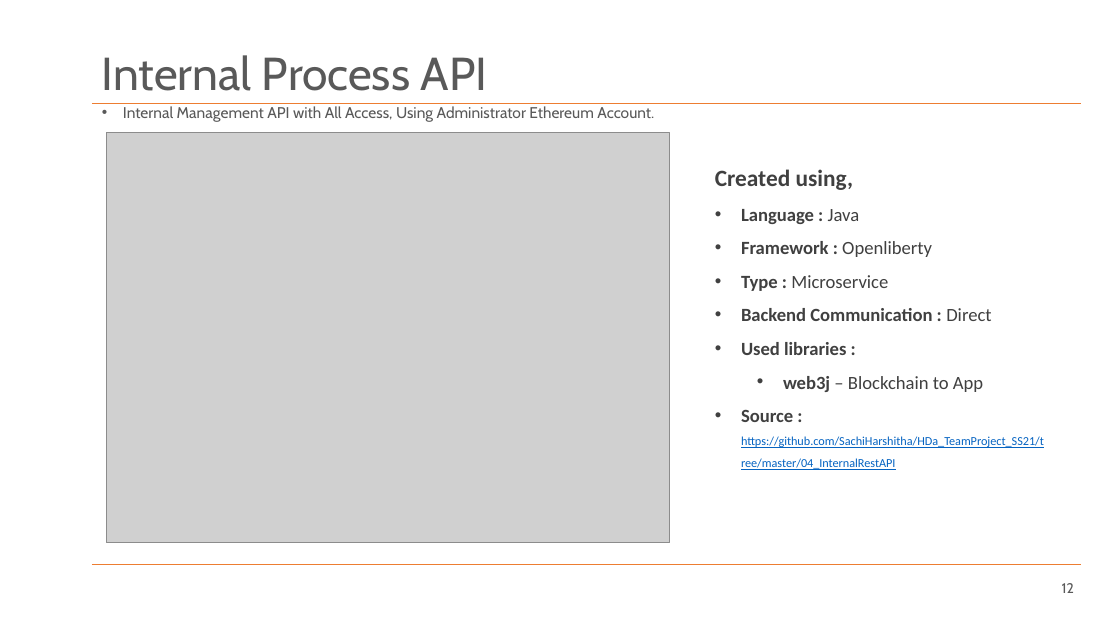
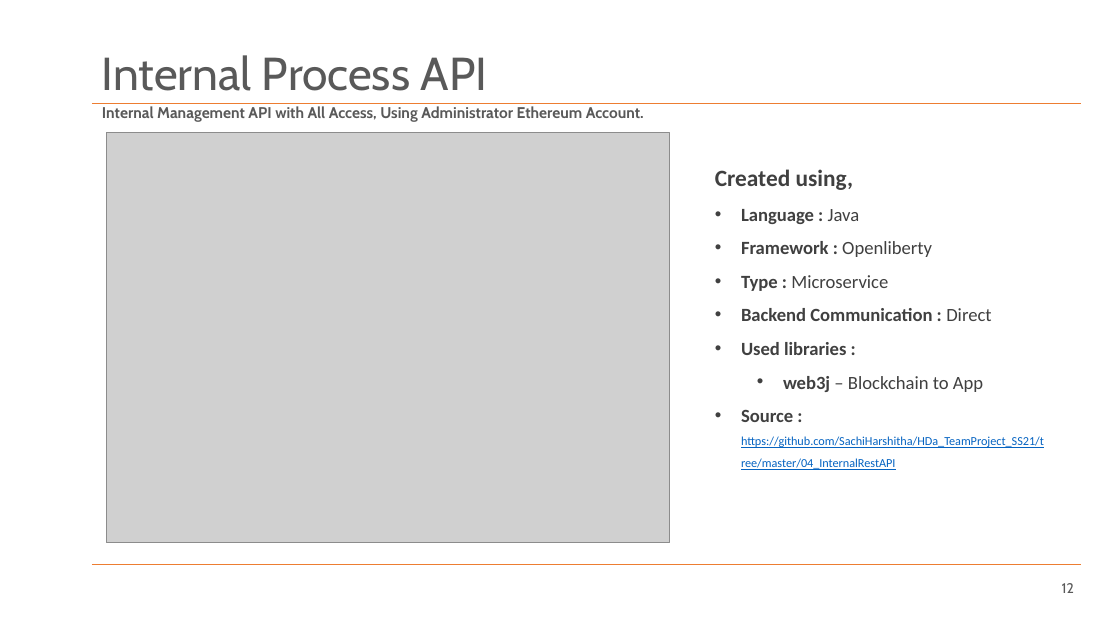
Before and after one commit to SachiHarshitha/HDa_TeamProject_SS21, a slide deck: slide 12 of 00_Documentation/M03_TeamProject_Haid_UWB-Presentation.pptx. Drawn at 1120x630 pixels with LibreOffice and Linux fonts; fonts in the diff are those of the drawing; grey boxes stand for pictures; background and template pictures are left out. Boxes give left, top, right and bottom in pixels: in the first picture for what was removed or moved away, otherwise in the second. Text is boxed around its words. In the diff, an @@ line names an element or a change of style, - is before the commit and + after.

```diff
--- a/00_Documentation/M03_TeamProject_Haid_UWB-Presentation.pptx
+++ b/00_Documentation/M03_TeamProject_Haid_UWB-Presentation.pptx
@@ subtitle "Internal Management API with All ..." at [102, 106, 644, 122]: bold on; bullet • to none @@
```
Also in this commit, not shown: 9 other slides changed, 3 slides added, 2 slides removed, 11 other files.
